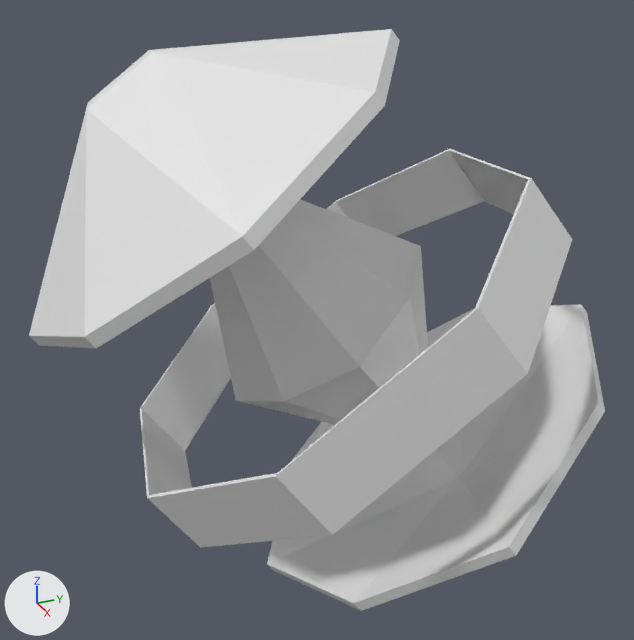
An edit to the Blender file 3D data/heat_core.blend, drawn before and after from the same camera.
The view is the same before and after, from a 50 mm camera at (2.98, -1.39, 1.52) aimed at (-0.02, -0.04, 0.01). Lighting does not change. The marker at lower left points along +X, +Y and +Z.

Objects in the first picture: 'crystal'.
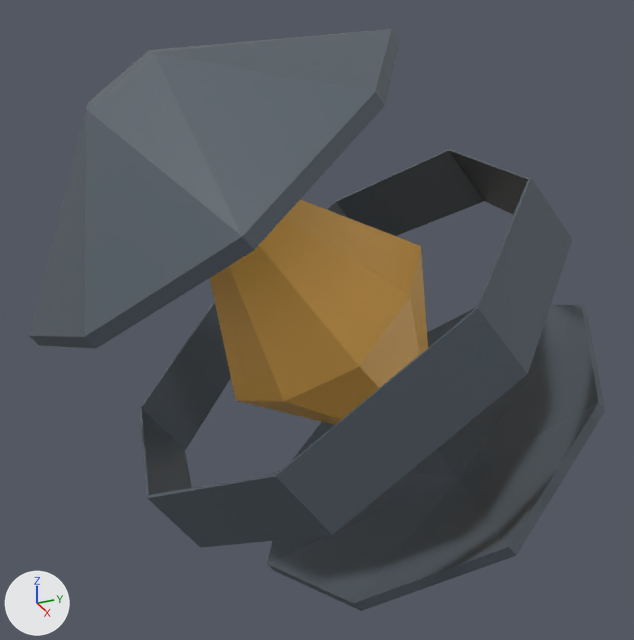
What differs and where, as boxes [x1, y1, x2, y2] in the pictures (634 x 640 px):
part 1 of me_plane_004, recoloured: [210, 199, 428, 425] in both
part 2 of me_plane_004, recoloured: [140, 149, 572, 548] in both
part 3 of me_plane_004, recoloured: [267, 304, 605, 611] in both
part 4 of me_plane_004, recoloured (white to grey): [29, 29, 400, 349] in both

What the commit changed:
Material 'CoreMetal' (mat_coremetal) is new.
Its base color is (0.0823, 0.105, 0.127) (dark blue #515b64).
Material 'PowerFire' (mat_powerfire) is new.
Its base color is (1.0, 0.539, 0.107) (orange #ffc25c).
me_plane_004 has 84 vertices, 156 faces and spans x -1.47..1.47, y -1.47..1.47, z -2.02..2.02.
me_plane_004 is used by ob_crystal; location (0.0, 0.0, 0.0); rotation (-0.127, -0.638, 1.447), in degrees (-7.3, -37, 83); scale (0.62, 0.62, 0.62).
me_plane_004 part 1: all 16 faces centred in x -0.43..0.43, y -0.43..0.43, z -0.43..0.48 switch from no material to mat_powerfire (orange #ffc25c).
me_plane_004 part 2: all 64 faces centred in x -1.47..1.47, y -1.47..1.47, z -0.32..0.16 switch from no material to mat_coremetal (dark blue #515b64).
me_plane_004 part 3: all 38 faces centred in x -1.29..1.29, y -1.29..1.29, z -2.02..-1.16 switch from no material to mat_coremetal (dark blue #515b64).
me_plane_004 part 4: all 38 faces centred in x -1.29..1.29, y -1.29..1.29, z 1.16..2.02 switch from no material to mat_coremetal (dark blue #515b64).
